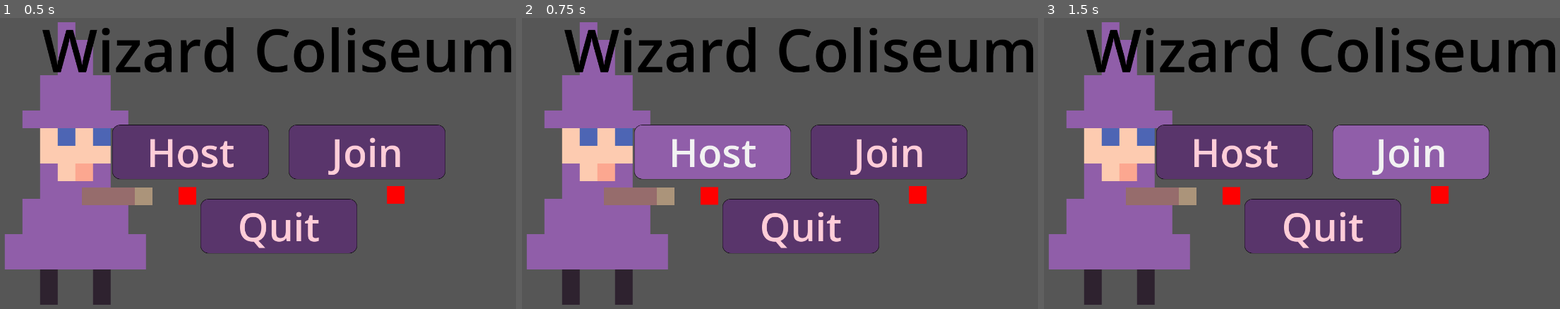
Above: before the commit, frames 1-3 (left to right).
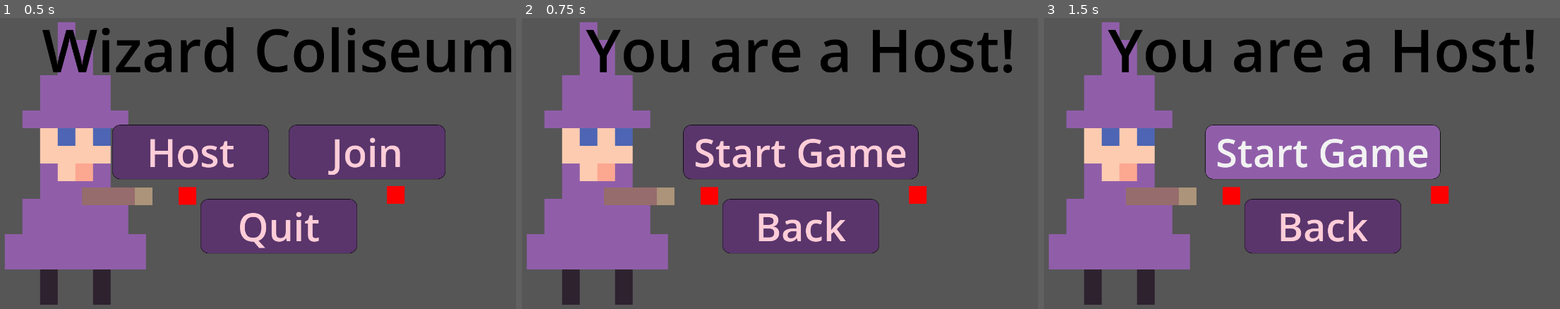
Above: after the commit, the same moments.

Repository: smolsenbiller/wizard-coliseum
Game: Godot game, scene res://scenes/main_menu.tscn
Two runs of this game, one before a commit and one after it. Both use one fixed random seed, a clock stepped at 60 frames per second and the inputs below.
Inputs (mouse positions are in pixels of both pictures, inside the frame that each line leads up to):
- Up to frame 1 (0.5 s): no input
- Up to frame 2 (0.75 s): click "Host" at 0.5 s
- Up to frame 3 (1.5 s): click (1410, 151) at 1.25 s, where only the run before the commit has a clickable "Join"

Frame 1 is identical in both runs. In frame 2, 15% of the frame differs, in the area x 8-100%, y 3-80%; in frame 3, 15%.

Commit message:
Added a few different UI screens to simulate lobby and joining a game.

Diff:
--- /dev/null
+++ b/assets/resources/menu_themes.tres
@@ -0,0 +1,39 @@
+[gd_resource type="Theme" format=3 uid="uid://b345eflrtsqvr"]
+
+[sub_resource type="StyleBoxFlat" id="StyleBoxFlat_wu84c"]
+bg_color = Color(0.5647059, 0.36862746, 0.6627451, 1)
+border_width_left = 1
+border_width_top = 1
+border_width_right = 1
+border_width_bottom = 1
+border_color = Color(0, 0, 0, 1)
+corner_radius_top_left = 20
+corner_radius_top_right = 20
+corner_radius_bottom_right = 20
+corner_radius_bottom_left = 20
+
+[sub_resource type="StyleBoxFlat" id="StyleBoxFlat_8ln24"]
+bg_color = Color(0.35017446, 0.20787585, 0.4201019, 1)
+border_width_left = 1
+border_width_top = 1
+border_width_right = 1
+border_width_bottom = 1
+border_color = Color(0, 0, 0, 1)
+corner_radius_top_left = 20
+corner_radius_top_right = 20
+corner_radius_bottom_right = 20
+corner_radius_bottom_left = 20
+
+[sub_resource type="StyleBoxFlat" id="StyleBoxFlat_ekxnf"]
+bg_color = Color(0.1923804, 0.10435011, 0.23624936, 1)
+corner_radius_top_left = 20
+corner_radius_top_right = 20
+corner_radius_bottom_right = 20
+corner_radius_bottom_left = 20
+
+[resource]
+Button/colors/font_color = Color(1, 0.8034735, 0.8473944, 1)
+Button/font_sizes/font_size = 100
+Button/styles/hover = SubResource("StyleBoxFlat_wu84c")
+Button/styles/normal = SubResource("StyleBoxFlat_8ln24")
+Button/styles/pressed = SubResource("StyleBoxFlat_ekxnf")
--- /dev/null
+++ b/scenes/client_screen.tscn
@@ -0,0 +1,87 @@
+[gd_scene format=3 uid="uid://b76pe52eav5ta"]
+
+[ext_resource type="Theme" uid="uid://b345eflrtsqvr" path="res://assets/resources/menu_themes.tres" id="1_aaisx"]
+[ext_resource type="Script" uid="uid://nhryfgvxhqcx" path="res://scripts/client_screen.gd" id="2_0n05d"]
+[ext_resource type="Texture2D" uid="uid://foma77rgrx3p" path="res://assets/16-bit-wizard-frame1.png" id="2_lc4pi"]
+[ext_resource type="Texture2D" uid="uid://caf74oiwlothy" path="res://assets/wand.png" id="3_0n05d"]
+
+[sub_resource type="CanvasTexture" id="CanvasTexture_2jh03"]
+
+[sub_resource type="CanvasTexture" id="CanvasTexture_hxd4n"]
+
+[sub_resource type="LabelSettings" id="LabelSettings_ky5yt"]
+font_size = 140
+font_color = Color(0, 0, 0, 1)
+
+[node name="ClientScreen" type="Control" unique_id=624687814]
+layout_mode = 3
+anchors_preset = 15
+anchor_right = 1.0
+anchor_bottom = 1.0
+grow_horizontal = 2
+grow_vertical = 2
+theme = ExtResource("1_aaisx")
+script = ExtResource("2_0n05d")
+
+[node name="TextureRect" type="TextureRect" parent="." unique_id=1631300383]
+modulate = Color(0.33660764, 0.3366076, 0.3366076, 1)
+layout_mode = 1
+anchors_preset = 15
+anchor_right = 1.0
+anchor_bottom = 1.0
+grow_horizontal = 2
+grow_vertical = 2
+texture = SubResource("CanvasTexture_2jh03")
+
+[node name="Wizard" type="Sprite2D" parent="." unique_id=1810595553]
+position = Vector2(201, 434)
+scale = Vector2(45, 45)
+texture = ExtResource("2_lc4pi")
+
+[node name="Wand" type="Sprite2D" parent="." unique_id=590506204]
+position = Vector2(308.00003, 494.99997)
+scale = Vector2(45, 45)
+texture = ExtResource("3_0n05d")
+
+[node name="MagicLeft" type="TextureRect" parent="." unique_id=1316850365]
+self_modulate = Color(1, 0, 0, 1)
+layout_mode = 0
+offset_left = 463.99997
+offset_top = 493.99997
+offset_right = 508.99997
+offset_bottom = 539.0
+texture = SubResource("CanvasTexture_hxd4n")
+
+[node name="MagicRight" type="TextureRect" parent="." unique_id=228996780]
+self_modulate = Color(1, 0, 0, 1)
+layout_mode = 0
+offset_left = 996.0
+offset_top = 490.99997
+offset_right = 1041.0
+offset_bottom = 536.0
+texture = SubResource("CanvasTexture_hxd4n")
+
+[node name="VBoxContainer" type="VBoxContainer" parent="." unique_id=1399939658]
+layout_mode = 1
+anchors_preset = 15
+anchor_right = 1.0
+anchor_bottom = 1.0
+grow_horizontal = 2
+grow_vertical = 2
+theme_override_constants/separation = 50
+
+[node name="Title" type="Label" parent="VBoxContainer" unique_id=2107939086]
+layout_mode = 2
+size_flags_vertical = 6
+text = "Wait For Game Start"
+label_settings = SubResource("LabelSettings_ky5yt")
+horizontal_alignment = 1
+
+[node name="Back" type="Button" parent="VBoxContainer" unique_id=2106470116]
+custom_minimum_size = Vector2(400, 0)
+layout_mode = 2
+size_flags_horizontal = 4
+size_flags_vertical = 2
+text = "Back"
+
+[connection signal="pressed" from="VBoxContainer/Back" to="." method="_on_back_pressed"]
--- /dev/null
+++ b/scenes/host_screen.tscn
@@ -0,0 +1,95 @@
+[gd_scene format=3 uid="uid://bry8amiipe67h"]
+
+[ext_resource type="Theme" uid="uid://b345eflrtsqvr" path="res://assets/resources/menu_themes.tres" id="1_mqqdj"]
+[ext_resource type="Script" uid="uid://23fomvlsxxe2" path="res://scripts/host_screen.gd" id="2_grohf"]
+[ext_resource type="Texture2D" uid="uid://foma77rgrx3p" path="res://assets/16-bit-wizard-frame1.png" id="2_s5jxm"]
+[ext_resource type="Texture2D" uid="uid://caf74oiwlothy" path="res://assets/wand.png" id="3_grohf"]
+
+[sub_resource type="CanvasTexture" id="CanvasTexture_w2opc"]
+
+[sub_resource type="CanvasTexture" id="CanvasTexture_86fgw"]
+
+[sub_resource type="LabelSettings" id="LabelSettings_n7mbg"]
+font_size = 150
+font_color = Color(0, 0, 0, 1)
+
+[node name="HostScreen" type="Control" unique_id=1105719621]
+layout_mode = 3
+anchors_preset = 15
+anchor_right = 1.0
+anchor_bottom = 1.0
+grow_horizontal = 2
+grow_vertical = 2
+theme = ExtResource("1_mqqdj")
+script = ExtResource("2_grohf")
+
+[node name="TextureRect" type="TextureRect" parent="." unique_id=602987596]
+modulate = Color(0.33660764, 0.3366076, 0.3366076, 1)
+layout_mode = 1
+anchors_preset = 15
+anchor_right = 1.0
+anchor_bottom = 1.0
+grow_horizontal = 2
+grow_vertical = 2
+texture = SubResource("CanvasTexture_w2opc")
+
+[node name="Wizard" type="Sprite2D" parent="." unique_id=1839463358]
+position = Vector2(201, 434)
+scale = Vector2(45, 45)
+texture = ExtResource("2_s5jxm")
+
+[node name="Wand" type="Sprite2D" parent="." unique_id=821333083]
+position = Vector2(308.00003, 494.99997)
+scale = Vector2(45, 45)
+texture = ExtResource("3_grohf")
+
+[node name="MagicLeft" type="TextureRect" parent="." unique_id=645914455]
+self_modulate = Color(1, 0, 0, 1)
+layout_mode = 0
+offset_left = 463.99997
+offset_top = 493.99997
+offset_right = 508.99997
+offset_bottom = 539.0
+texture = SubResource("CanvasTexture_86fgw")
+
+[node name="MagicRight" type="TextureRect" parent="." unique_id=1455922608]
+self_modulate = Color(1, 0, 0, 1)
+layout_mode = 0
+offset_left = 996.0
+offset_top = 490.99997
+offset_right = 1041.0
+offset_bottom = 536.0
+texture = SubResource("CanvasTexture_86fgw")
+
+[node name="VBoxContainer" type="VBoxContainer" parent="." unique_id=463126000]
+layout_mode = 1
+anchors_preset = 15
+anchor_right = 1.0
+anchor_bottom = 1.0
+grow_horizontal = 2
+grow_vertical = 2
+theme_override_constants/separation = 50
+
+[node name="Title" type="Label" parent="VBoxContainer" unique_id=816788585]
+layout_mode = 2
+size_flags_vertical = 6
+text = "You are a Host!"
+label_settings = SubResource("LabelSettings_n7mbg")
+horizontal_alignment = 1
+
+[node name="Start" type="Button" parent="VBoxContainer" unique_id=234221618]
+custom_minimum_size = Vector2(600, 0)
+layout_mode = 2
+size_flags_horizontal = 4
+size_flags_vertical = 4
+text = "Start Game"
+
+[node name="Back" type="Button" parent="VBoxContainer" unique_id=563361071]
+custom_minimum_size = Vector2(400, 0)
+layout_mode = 2
+size_flags_horizontal = 4
+size_flags_vertical = 2
+text = "Back"
+
+[connection signal="pressed" from="VBoxContainer/Start" to="." method="_on_start_pressed"]
+[connection signal="pressed" from="VBoxContainer/Back" to="." method="_on_back_pressed"]
--- /dev/null
+++ b/scripts/client_screen.gd
@@ -0,0 +1,5 @@
+extends Control
+
+
+func _on_back_pressed() -> void:
+	get_tree().change_scene_to_file("res://scenes/main_menu.tscn")
--- /dev/null
+++ b/scripts/host_screen.gd
@@ -0,0 +1,9 @@
+extends Control
+
+
+func _on_start_pressed() -> void:
+	pass # Replace with function body.
+
+
+func _on_back_pressed() -> void:
+	get_tree().change_scene_to_file("res://scenes/main_menu.tscn")
--- a/scripts/lobby.gd
+++ b/scripts/lobby.gd
@@ -7,7 +7,7 @@
 
 const PORT = 42069
 const DEFAULT_SERVER_IP = "127.0.0.1" # IPv4 localhost
-const MAX_CONNECTIONS = 20
+const MAX_CONNECTIONS = 4
 
 # This will contain player info for every player,
 # with the keys being each player's unique IDs.
--- a/scripts/main_menu.gd
+++ b/scripts/main_menu.gd
@@ -4,11 +4,11 @@
 var peer = ENetMultiplayerPeer.new()
 
 func _on_host_pressed() -> void:
-	pass
+	get_tree().change_scene_to_file("res://scenes/host_screen.tscn")
 
 
 func _on_join_pressed() -> void:
-	pass
+	get_tree().change_scene_to_file("res://scenes/client_screen.tscn")
 
 
 func _on_quit_pressed() -> void:
Not shown, added: scripts/client_screen.gd.uid
Not shown, added: scripts/host_screen.gd.uid
